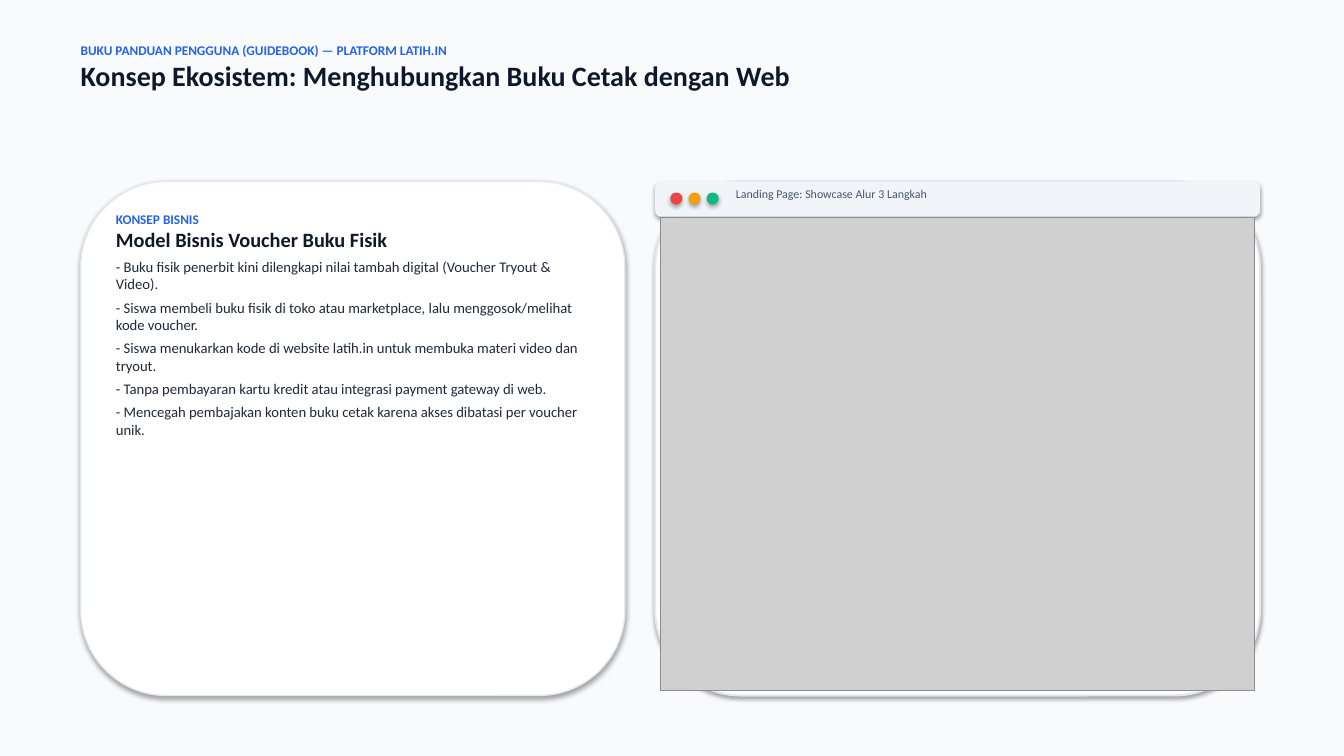
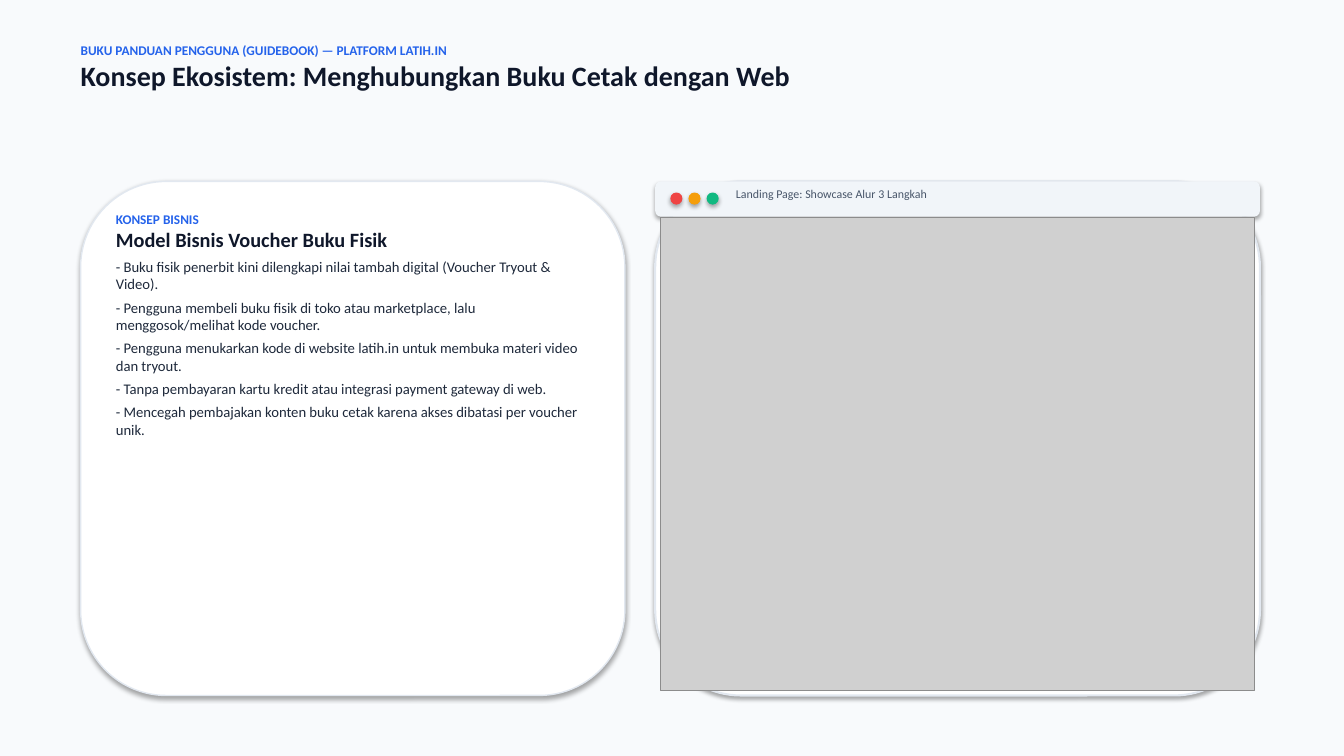
Before and after one commit to Salman-artz/latih.in, a slide deck: slide 2 of guidebook.pptx. Drawn at 1344x756 pixels with LibreOffice and Linux fonts; fonts in the diff are those of the drawing; grey boxes stand for pictures. Boxes give left, top, right and bottom in pixels: in the first picture for what was removed or moved away, otherwise in the second. Text is boxed around its words. In the diff, an @@ line names an element or a change of style, - is before the commit and + after.

Commit message:
refactor(terminology): replace all occurrences of 'siswa' with 'pengguna'

```diff
--- a/guidebook.pptx
+++ b/guidebook.pptx
@@ text at [116,302,578,374]: text changed @@
-- Siswa membeli buku fisik di toko atau marketplace, lalu menggosok/melihat kode voucher.
-- Siswa menukarkan kode di website latih.in untuk membuka materi video dan tryout.
+- Pengguna membeli buku fisik di toko atau marketplace, lalu menggosok/melihat kode voucher.
+- Pengguna menukarkan kode di website latih.in untuk membuka materi video dan tryout.
```
Also in this commit, not shown: 11 other slides changed, 5 other files.
